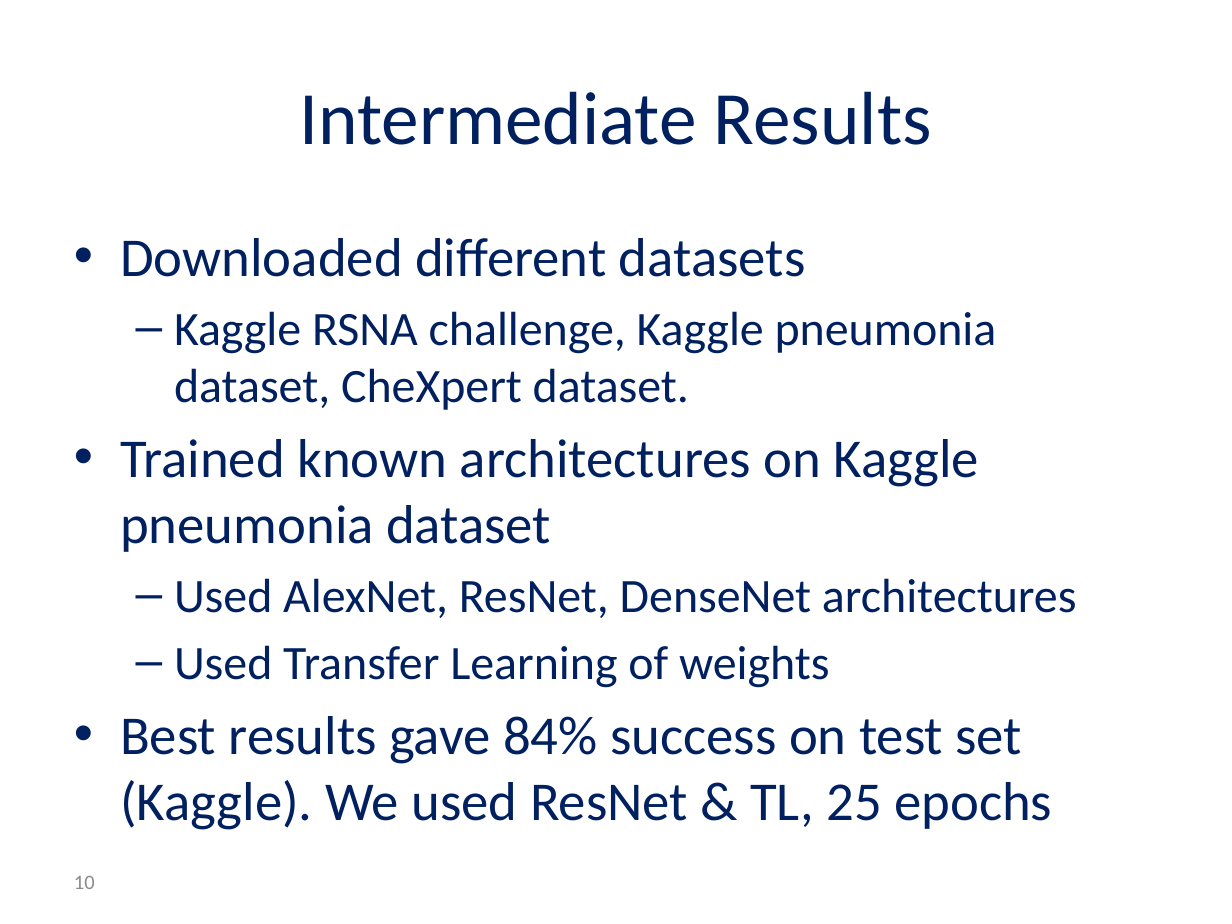
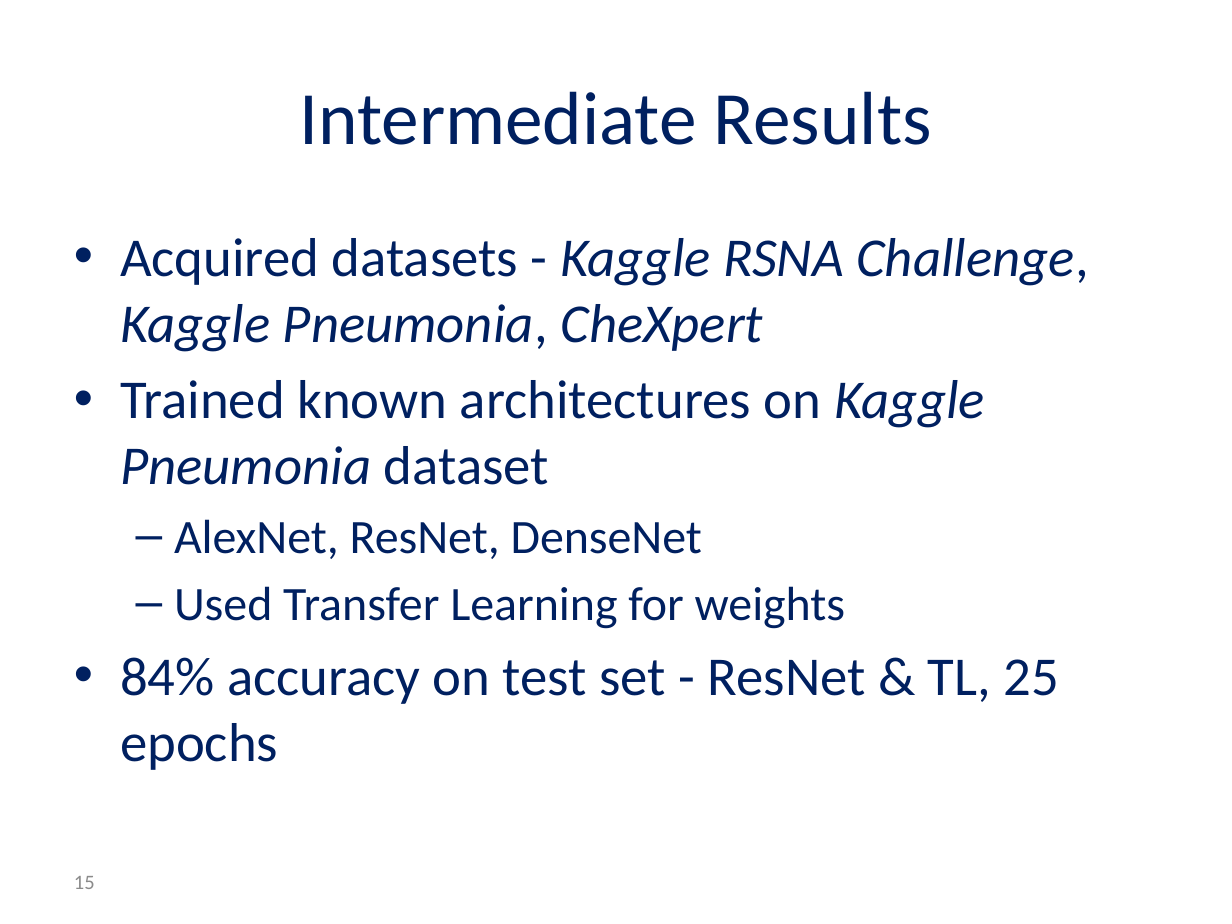
Before and after one commit to andyro2/Pneumonia-Detection-from-Chest-X-Rays-with-Robustness-to-Deformations, a slide deck: slide 15 of MidPresentation_Andy_Or.pptx (slide 10 before the commit). Drawn at 1232x924 pixels with LibreOffice and Linux fonts; fonts in the diff are those of the drawing; background and template pictures are left out. Boxes give left, top, right and bottom in pixels: in the first picture for what was removed or moved away, otherwise in the second. Text is boxed around its words. In the diff, an @@ line names an element or a change of style, - is before the commit and + after.

```diff
--- a/MidPresentation_Andy_Or.pptx
+++ b/MidPresentation_Andy_Or.pptx
@@ text at [120, 238, 1089, 770]: text changed @@
-• Downloaded different datasets
-  – Kaggle RSNA challenge, Kaggle pneumonia dataset, CheXpert dataset.
-• Trained known architectures on Kaggle pneumonia dataset
-  – Used AlexNet, ResNet, DenseNet architectures
-  – Used Transfer Learning of weights
-• Best results gave 84% success on test set (Kaggle). We used ResNet & TL, 25 epochs
+• Acquired datasets - Kaggle RSNA Challenge, Kaggle Pneumonia, CheXpert
+• Trained known architectures on Kaggle Pneumonia dataset
+  – AlexNet, ResNet, DenseNet
+  – Used Transfer Learning for weights
+• 84% accuracy on test set - ResNet & TL, 25 epochs
@@ page number at [74, 876, 95, 889]: text changed @@
-10
+15
```
Also in this commit, not shown: 10 other slides changed, 5 slides added.
